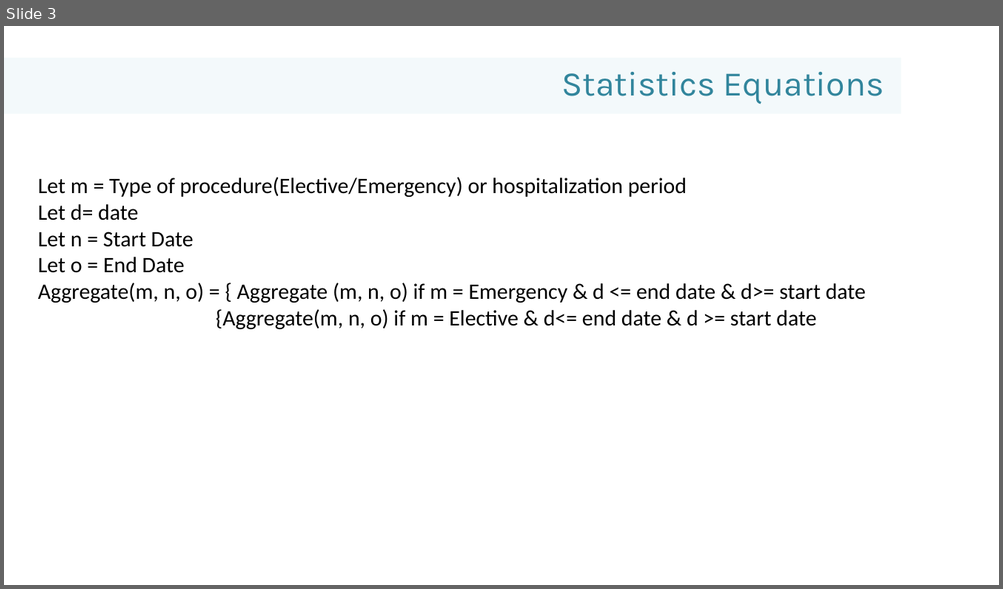
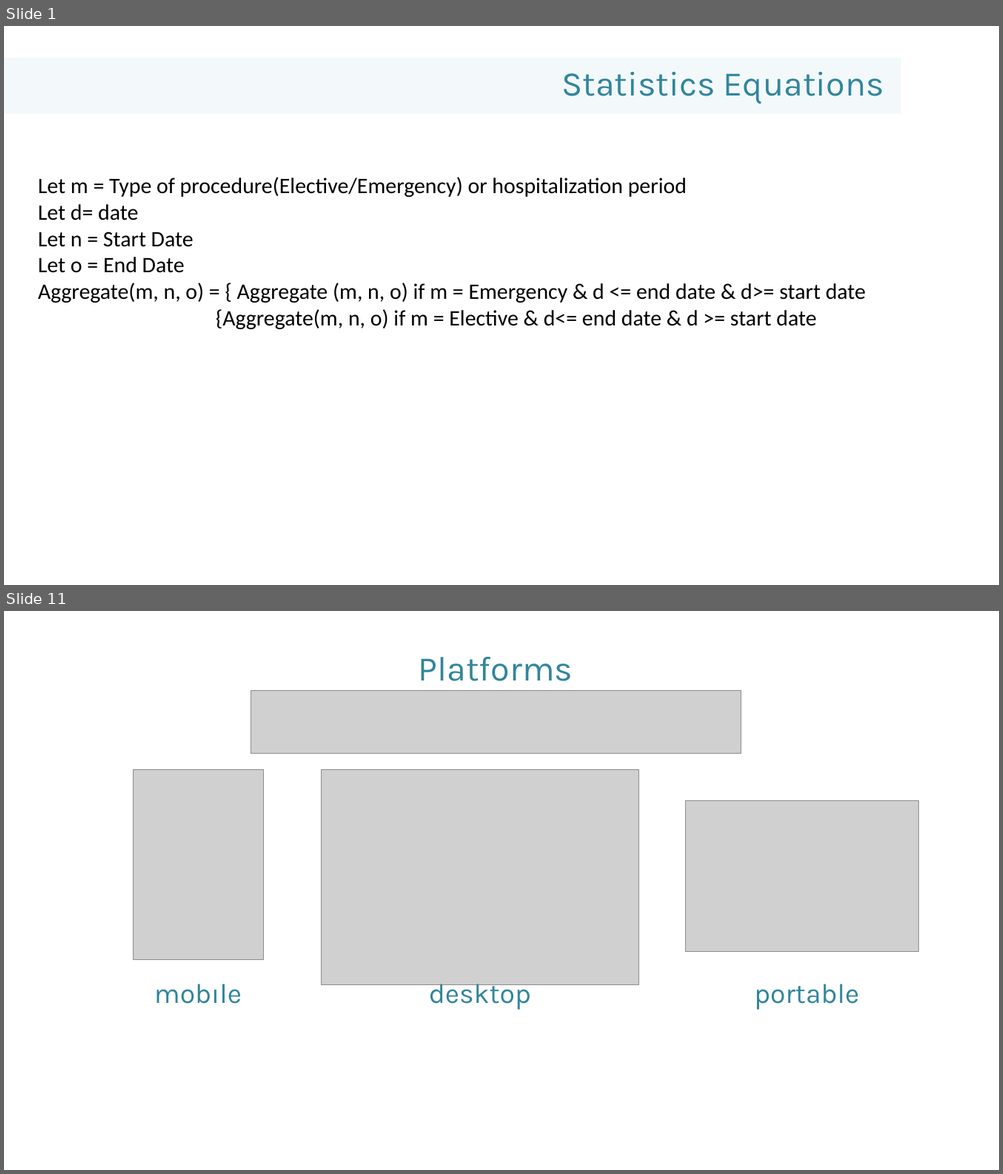
Before and after one commit to Pentec/Final-Year-Main_Project, a slide deck: Documentation/Presentations/Presentation4.pptx. Shown one above the other, each under a label of ours: slide 3 before the commit, slides 1 and 11 after it; the slides between them are not shown. The pictures are 1003x589 and 1003x1174 pixels, drawn with LibreOffice and Linux fonts; fonts in the diff are those of the drawing; grey boxes stand for pictures; background and template pictures are left out. Boxes give left, top, right and bottom in pixels: in the first picture for what was removed or moved away, otherwise in the second. Text is boxed around its words. In the diff, an @@ line names an element or a change of style, - is before the commit and + after.

```diff
--- a/Documentation/Presentations/Presentation4.pptx
+++ b/Documentation/Presentations/Presentation4.pptx
@@ slide 11 added at (4, 611, 999, 1170), background picture (left out) @@
@@ text added at (418, 657, 572, 681), 50 pt, text #31859C @@
+Platforms
@@ picture added at (251, 690, 741, 754) @@
@@ picture added at (134, 769, 264, 960) @@
@@ picture added at (321, 769, 638, 985) @@
@@ picture added at (686, 801, 918, 952) @@
@@ text added at (154, 984, 242, 1004), 40 pt, text #31859C @@
+mobıle
@@ text added at (429, 978, 531, 1010), 40 pt, text #31859C @@
+desktop
@@ text added at (754, 984, 859, 1010), 40 pt, text #31859C @@
+portable
@@ what was slide 3 is now slide 1 @@
```
Also in this commit, not shown: 11 other slides added, 3 slides removed, 1 other file.
